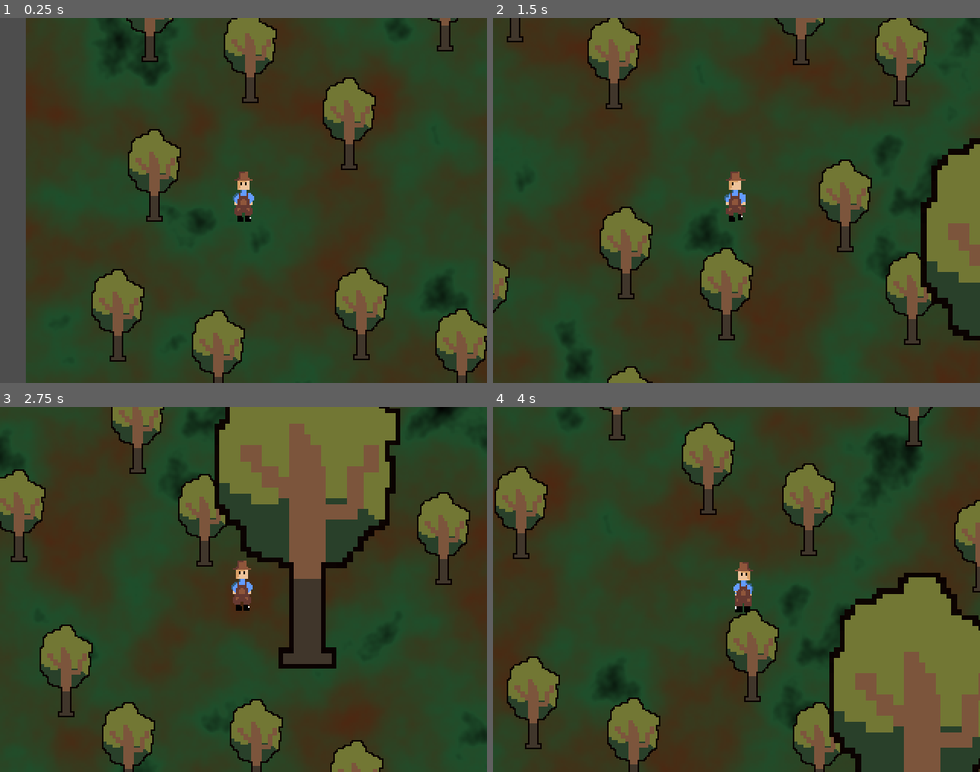
Above: before the commit, frames 1-4 (two rows, left to right).
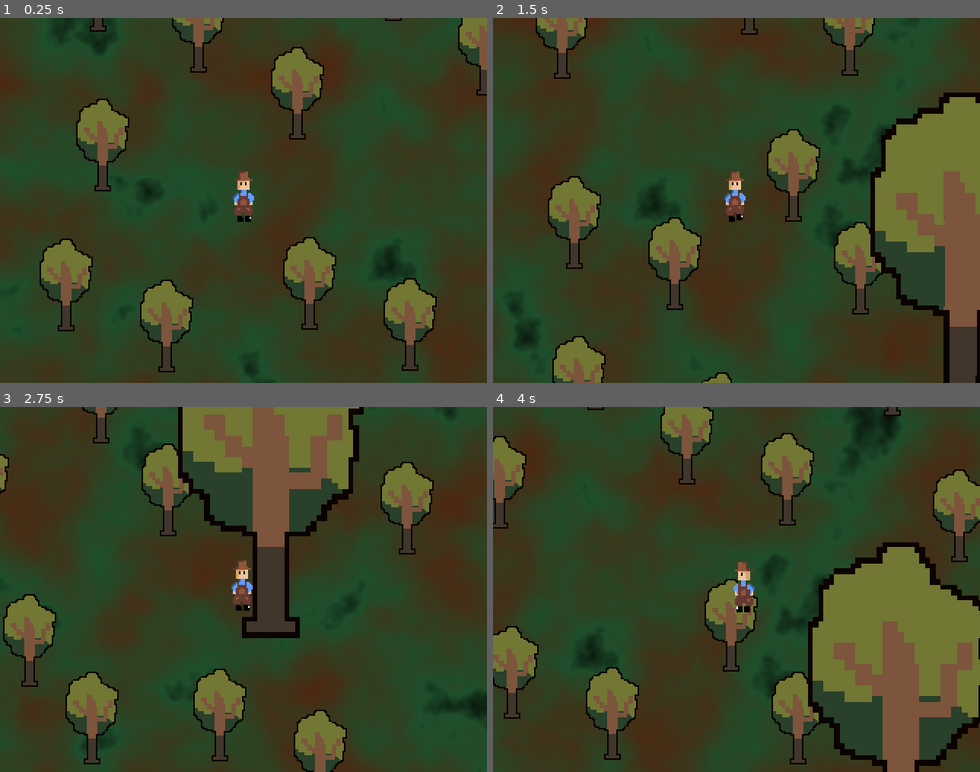
Above: after the commit, the same moments.

Repository: Eren1601/Cyberpunk-Frankenjam
Game: Godot game, scene res://scenes/World.tscn
Same seed, same stepped clock (60 frames per second), same inputs: the game is played once before the commit and once after it.
Inputs:
- Up to frame 1 (0.25 s): no input
- Up to frame 2 (1.5 s): tap Enter at 0.5 s; hold D (move_right) 0.53-1.28 s; hold S (move_down) from 1.28 s (still down)
- Up to frame 3 (2.75 s): release S (move_down) at 2.03 s; hold D (move_right) from 2.03 s (still down)
- Up to frame 4 (4 s): release D (move_right) at 2.78 s; hold W (move_up) 2.78-3.53 s; hold A (move_left) from 3.53 s (still down)

The runs differ from the first frame. In frame 1, 31% of the frame differs, in the area x 0-100%, y 0-100%; in frame 2, 35%; in frame 3, 35%; in frame 4, 32%.

Commit message:
tree IDs for overlay

Diff:
--- a/scenes/World.tscn
+++ b/scenes/World.tscn
@@ -31,194 +31,256 @@
 
 [node name="Tree" parent="Forest Layer/Trees" instance=ExtResource("1_hlk0d")]
 position = Vector2(-399, -247)
+_node_id = 1
 
 [node name="Tree2" parent="Forest Layer/Trees" instance=ExtResource("1_hlk0d")]
 position = Vector2(-333, -220)
+_node_id = 2
 
 [node name="Tree3" parent="Forest Layer/Trees" instance=ExtResource("1_hlk0d")]
 position = Vector2(-396, -142)
+_node_id = 3
 
 [node name="Tree4" parent="Forest Layer/Trees" instance=ExtResource("1_hlk0d")]
 position = Vector2(182, -213)
+_node_id = 4
 
 [node name="Tree57" parent="Forest Layer/Trees" instance=ExtResource("1_hlk0d")]
 position = Vector2(86, -230)
+_node_id = 57
 
 [node name="Tree55" parent="Forest Layer/Trees" instance=ExtResource("1_hlk0d")]
 position = Vector2(-72, -21)
+_node_id = 55
 
 [node name="Tree5" parent="Forest Layer/Trees" instance=ExtResource("1_hlk0d")]
 position = Vector2(248, -186)
+_node_id = 5
 
 [node name="Tree61" parent="Forest Layer/Trees" instance=ExtResource("1_hlk0d")]
 position = Vector2(168, 177)
+_node_id = 61
 
 [node name="Tree62" parent="Forest Layer/Trees" instance=ExtResource("1_hlk0d")]
 position = Vector2(234, 204)
+_node_id = 62
 
 [node name="Tree6" parent="Forest Layer/Trees" instance=ExtResource("1_hlk0d")]
 position = Vector2(185, -108)
+_node_id = 6
 
 [node name="Tree7" parent="Forest Layer/Trees" instance=ExtResource("1_hlk0d")]
 position = Vector2(34, -154)
+_node_id = 7
 
 [node name="Tree56" parent="Forest Layer/Trees" instance=ExtResource("1_hlk0d")]
 position = Vector2(-10, -250)
+_node_id = 56
 
 [node name="Tree8" parent="Forest Layer/Trees" instance=ExtResource("1_hlk0d")]
 position = Vector2(100, -127)
+_node_id = 8
 
 [node name="Tree39" parent="Forest Layer/Trees" instance=ExtResource("1_hlk0d")]
 position = Vector2(385, -143)
+_node_id = 39
 
 [node name="Tree40" parent="Forest Layer/Trees" instance=ExtResource("1_hlk0d")]
 position = Vector2(426, -248)
+_node_id = 40
 
 [node name="Tree41" parent="Forest Layer/Trees" instance=ExtResource("1_hlk0d")]
 position = Vector2(341, -267)
+_node_id = 41
 
 [node name="Tree42" parent="Forest Layer/Trees" instance=ExtResource("1_hlk0d")]
 position = Vector2(276, -246)
+_node_id = 42
 
 [node name="Tree58" parent="Forest Layer/Trees" instance=ExtResource("1_hlk0d")]
 position = Vector2(408, -35)
+_node_id = 58
 
 [node name="Tree59" parent="Forest Layer/Trees" instance=ExtResource("1_hlk0d")]
 position = Vector2(323, -54)
+_node_id = 59
 
 [node name="Tree60" parent="Forest Layer/Trees" instance=ExtResource("1_hlk0d")]
 position = Vector2(258, -33)
+_node_id = 60
 
 [node name="Tree43" parent="Forest Layer/Trees" instance=ExtResource("1_hlk0d")]
 position = Vector2(241, 69)
+_node_id = 43
 
 [node name="Tree44" parent="Forest Layer/Trees" instance=ExtResource("1_hlk0d")]
 position = Vector2(156, 50)
+_node_id = 44
 
 [node name="Tree45" parent="Forest Layer/Trees" instance=ExtResource("1_hlk0d")]
 position = Vector2(-72, 207)
+_node_id = 45
 
 [node name="Tree46" parent="Forest Layer/Trees" instance=ExtResource("1_hlk0d")]
 position = Vector2(-69, 312)
+_node_id = 46
 
 [node name="Tree47" parent="Forest Layer/Trees" instance=ExtResource("1_hlk0d")]
 position = Vector2(-154, 293)
+_node_id = 47
 
 [node name="Tree48" parent="Forest Layer/Trees" instance=ExtResource("1_hlk0d")]
 position = Vector2(82, 197)
+_node_id = 48
 
 [node name="Tree54" parent="Forest Layer/Trees" instance=ExtResource("1_hlk0d")]
-z_index = 1
+z_index = 2
 position = Vector2(-6, 46.00001)
 scale = Vector2(3.5, 3.5)
+_node_id = 54
 
 [node name="Tree49" parent="Forest Layer/Trees" instance=ExtResource("1_hlk0d")]
 position = Vector2(85, 302)
+_node_id = 49
 
 [node name="Tree50" parent="Forest Layer/Trees" instance=ExtResource("1_hlk0d")]
 position = Vector2(0, 283)
+_node_id = 50
 
 [node name="Tree51" parent="Forest Layer/Trees" instance=ExtResource("1_hlk0d")]
 position = Vector2(-247, 233)
+_node_id = 51
 
 [node name="Tree52" parent="Forest Layer/Trees" instance=ExtResource("1_hlk0d")]
 position = Vector2(-244, 338)
+_node_id = 52
 
 [node name="Tree53" parent="Forest Layer/Trees" instance=ExtResource("1_hlk0d")]
 position = Vector2(-329, 319)
+_node_id = 53
 
 [node name="Tree9" parent="Forest Layer/Trees" instance=ExtResource("1_hlk0d")]
 position = Vector2(85, -9)
+_node_id = 9
 
 [node name="Tree10" parent="Forest Layer/Trees" instance=ExtResource("1_hlk0d")]
 position = Vector2(-145, -205)
+_node_id = 10
 
 [node name="Tree11" parent="Forest Layer/Trees" instance=ExtResource("1_hlk0d")]
 position = Vector2(-79, -178)
+_node_id = 11
 
 [node name="Tree12" parent="Forest Layer/Trees" instance=ExtResource("1_hlk0d")]
 position = Vector2(-116, -82)
+_node_id = 12
 
 [node name="Tree13" parent="Forest Layer/Trees" instance=ExtResource("1_hlk0d")]
 position = Vector2(-271, -281)
+_node_id = 13
 
 [node name="Tree14" parent="Forest Layer/Trees" instance=ExtResource("1_hlk0d")]
 position = Vector2(-205, -254)
+_node_id = 14
 
 [node name="Tree15" parent="Forest Layer/Trees" instance=ExtResource("1_hlk0d")]
 position = Vector2(-268, -176)
+_node_id = 15
 
 [node name="Tree16" parent="Forest Layer/Trees" instance=ExtResource("1_hlk0d")]
 position = Vector2(-420, -50)
+_node_id = 16
 
 [node name="Tree17" parent="Forest Layer/Trees" instance=ExtResource("1_hlk0d")]
 position = Vector2(-354, -23)
+_node_id = 17
 
 [node name="Tree18" parent="Forest Layer/Trees" instance=ExtResource("1_hlk0d")]
 position = Vector2(-417, 55)
+_node_id = 18
 
 [node name="Tree19" parent="Forest Layer/Trees" instance=ExtResource("1_hlk0d")]
 position = Vector2(-337, 135)
+_node_id = 19
 
 [node name="Tree20" parent="Forest Layer/Trees" instance=ExtResource("1_hlk0d")]
 position = Vector2(-271, 162)
+_node_id = 20
 
 [node name="Tree21" parent="Forest Layer/Trees" instance=ExtResource("1_hlk0d")]
 position = Vector2(-334, 240)
+_node_id = 12
 
 [node name="Tree22" parent="Forest Layer/Trees" instance=ExtResource("1_hlk0d")]
 position = Vector2(-260, -51)
+_node_id = 22
 
 [node name="Tree23" parent="Forest Layer/Trees" instance=ExtResource("1_hlk0d")]
 position = Vector2(-194, -24)
+_node_id = 23
 
 [node name="Tree24" parent="Forest Layer/Trees" instance=ExtResource("1_hlk0d")]
 position = Vector2(-257, 54)
+_node_id = 24
 
 [node name="Tree25" parent="Forest Layer/Trees" instance=ExtResource("1_hlk0d")]
 position = Vector2(-163, 78)
+_node_id = 25
 
 [node name="Tree31" parent="Forest Layer/Trees" instance=ExtResource("1_hlk0d")]
 position = Vector2(442, 120)
+_node_id = 31
 
 [node name="Tree32" parent="Forest Layer/Trees" instance=ExtResource("1_hlk0d")]
 position = Vector2(-38, 127)
+_node_id = 32
 
 [node name="Tree33" parent="Forest Layer/Trees" instance=ExtResource("1_hlk0d")]
 position = Vector2(28, 154)
+_node_id = 33
 
 [node name="Tree34" parent="Forest Layer/Trees" instance=ExtResource("1_hlk0d")]
 position = Vector2(167, 275)
+_node_id = 34
 
 [node name="Tree35" parent="Forest Layer/Trees" instance=ExtResource("1_hlk0d")]
 position = Vector2(324, 169)
+_node_id = 35
 
 [node name="Tree36" parent="Forest Layer/Trees" instance=ExtResource("1_hlk0d")]
 position = Vector2(390, 196)
+_node_id = 36
 
 [node name="Tree37" parent="Forest Layer/Trees" instance=ExtResource("1_hlk0d")]
 position = Vector2(327, 274)
+_node_id = 37
 
 [node name="Tree38" parent="Forest Layer/Trees" instance=ExtResource("1_hlk0d")]
 position = Vector2(396, 322)
+_node_id = 38
 
 [node name="Tree26" parent="Forest Layer/Trees" instance=ExtResource("1_hlk0d")]
 position = Vector2(-122, 129)
+_node_id = 26
 
 [node name="Tree27" parent="Forest Layer/Trees" instance=ExtResource("1_hlk0d")]
 position = Vector2(-185, 207)
+_node_id = 27
 
 [node name="Tree28" parent="Forest Layer/Trees" instance=ExtResource("1_hlk0d")]
 position = Vector2(-432, 178)
+_node_id = 28
 
 [node name="Tree29" parent="Forest Layer/Trees" instance=ExtResource("1_hlk0d")]
 position = Vector2(-366, 205)
+_node_id = 29
 
 [node name="Tree30" parent="Forest Layer/Trees" instance=ExtResource("1_hlk0d")]
 position = Vector2(-429, 283)
+_node_id = 30
 
 [node name="Player" parent="Forest Layer" instance=ExtResource("2_0uv0p")]
-position = Vector2(-337, -156)
+position = Vector2(-303, -136)
 
 [node name="RootGraph" type="Node" parent="."]
 script = ExtResource("3_b3faq")
@@ -232,6 +294,7 @@
 offset_right = 40.0
 offset_bottom = 40.0
 script = ExtResource("5_pdh0q")
+graph_path = NodePath("../RootGraph")
 
 [node name="GameState" type="Node" parent="."]
 script = ExtResource("6_h1bdy")
--- a/scripts/root_overlay.gd
+++ b/scripts/root_overlay.gd
@@ -1 +1,86 @@
-extends Node
+# scripts/RootOverlay.gd
+# ----------------------------------------------------------
+# Draws the underground root network (graph) as an overlay.
+# It scales and transforms world positions (tree nodes) into
+# screen coordinates, and draws curved Bezier-like connections.
+# ----------------------------------------------------------
+
+extends Control
+
+@export var graph_path: NodePath
+var graph: Node = null
+
+# Cached world bounds for coordinate transformation
+var world_rect: Rect2 = Rect2(Vector2.ZERO, Vector2.ONE)
+
+func _ready() -> void:
+	graph = get_node_or_null(graph_path)
+	if graph:
+		graph.connect("graph_changed", Callable(self, "_on_graph_changed"))
+		_on_graph_changed()
+
+# Called whenever the graph changes (e.g. new nodes, edges, chopped trees)
+func _on_graph_changed() -> void:
+	if graph and graph.has_method("get_world_bounds"):
+		world_rect = graph.call("get_world_bounds")
+	_draw()
+
+# Converts world position to overlay position
+func _world_to_ui(p: Vector2) -> Vector2:
+	if world_rect.size.x == 0 or world_rect.size.y == 0:
+		return Vector2.ZERO
+	var rect_size := get_size()
+	var scale := Vector2(rect_size.x / world_rect.size.x, rect_size.y / world_rect.size.y)
+	return (p - world_rect.position) * scale
+
+# ----------------------------------------------------------
+# DRAWING
+# ----------------------------------------------------------
+
+func _draw() -> void:
+	if graph == null:
+		return
+
+	# Draw edges (curvy Bezier-like lines)
+	for e in graph.edges:
+		var a = graph.nodes.get(e.a_id)
+		var b = graph.nodes.get(e.b_id)
+		if a == null or b == null:
+			continue
+		if !a.enabled or !b.enabled:
+			continue
+		var pa = _world_to_ui(a.pos)
+		var pb = _world_to_ui(b.pos)
+		_draw_root_curve(pa, pb)
+
+	# Draw nodes
+	for n in graph.nodes.values():
+		var col: Color = Color(0.82, 0.7, 0.45) if n.enabled else Color(0.3, 0.3, 0.3)
+		draw_circle(_world_to_ui(n.pos), 5.0, col)
+
+# Draw a single curved root between two points
+func _draw_root_curve(a: Vector2, b: Vector2) -> void:
+	var dir: Vector2 = (b - a)
+	var n: Vector2 = Vector2(-dir.y, dir.x).normalized()
+	var mid: Vector2 = (a + b) * 0.5
+	var length: float = max(dir.length(), 1.0)
+	var wobble: float = 0.15 * length
+	var t: float = float(Time.get_ticks_msec()) * 0.001
+	var offset: Vector2 = n * (sin(t + a.x * 0.01 + b.y * 0.01) * wobble)
+
+	var p0: Vector2 = a
+	var p1: Vector2 = mid + offset
+	var p2: Vector2 = b
+
+	var last: Vector2 = p0
+	var steps: int = int(clamp(length / 10.0, 8.0, 64.0))
+	for i in range(1, steps + 1):
+		var tt: float = float(i) / steps
+		var q: Vector2 = _bezier2(p0, p1, p2, tt)
+		draw_line(last, q, Color(0.45, 0.25, 0.10), 3.0, true)
+		last = q
+
+# Quadratic Bezier interpolation helper
+func _bezier2(p0: Vector2, p1: Vector2, p2: Vector2, t: float) -> Vector2:
+	var u: float = 1.0 - t
+	return u * u * p0 + 2.0 * u * t * p1 + t * t * p2
--- a/scripts/tree.gd
+++ b/scripts/tree.gd
@@ -1 +1,21 @@
-extends Node
+extends Node2D
+
+@export var _node_id: int = 0
+var node_id: int:
+	get: return _node_id
+
+var graph: RootGraph = null
+var chopped := false
+
+func _ready() -> void:
+	graph = get_tree().get_root().find_child("RootGraph", true, false)
+	if graph == null:
+		push_warning("Tree.gd: RootGraph not found in scene.")
+
+
+func chop_down() -> void:
+	if chopped: return
+	chopped = true
+	visible = false
+	if graph:
+		graph.set_node_enabled(node_id, false)
